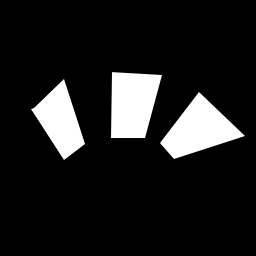
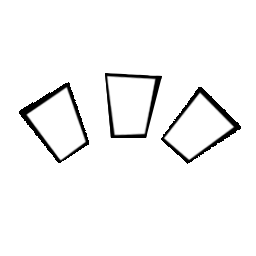
Layered file, before and after one edit (256x256). Changes by layer:
added layer "Layer 2" above "Layer 1" over [19, 73, 241, 164]
hid "Layer 1" over [31, 72, 245, 160]
renamed "Background" to "Layer 0", hid it over [0, 0, 256, 256]
